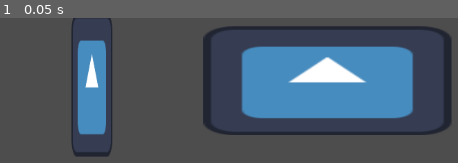
Above: before the commit, frame 1.
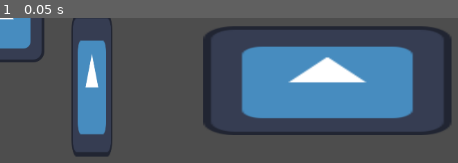
Above: after the commit, the same moment.

Repository: marinatrivino/practicaGit
Game: Godot game, scene res://node_2d.tscn
Two runs of this game, one before a commit and one after it. Both use one fixed random seed, a clock stepped at 60 frames per second and the inputs below. The project has no main scene, so this scene is started directly. The engine's default icon, where the game draws it, is replaced by a stand-in: a white triangle on a blue panel in a dark square.
Inputs:
- Up to frame 1 (0.05 s): no input

The runs differ from the first frame. In frame 1, 1.8% of the frame differs, in the area x 0-10%, y 0-31%.

Commit message:
Tercer commit

Diff:
--- a/node_2d.tscn
+++ b/node_2d.tscn
@@ -24,6 +24,17 @@
 "speed": 5.0
 }]
 
+[sub_resource type="SpriteFrames" id="SpriteFrames_epypp"]
+animations = [{
+"frames": [{
+"duration": 1.0,
+"texture": ExtResource("1_wtcfe")
+}],
+"loop": true,
+"name": &"default",
+"speed": 5.0
+}]
+
 [node name="Node2D" type="Node2D"]
 
 [node name="AnimatedSprite2D" type="AnimatedSprite2D" parent="."]
@@ -35,3 +46,6 @@
 position = Vector2(132.5, 97)
 scale = Vector2(0.460938, 1.60938)
 sprite_frames = SubResource("SpriteFrames_wtcfe")
+
+[node name="AnimatedSprite2D3" type="AnimatedSprite2D" parent="."]
+sprite_frames = SubResource("SpriteFrames_epypp")
Not shown: 1 places in node_2d.tscn that only renumber resources
